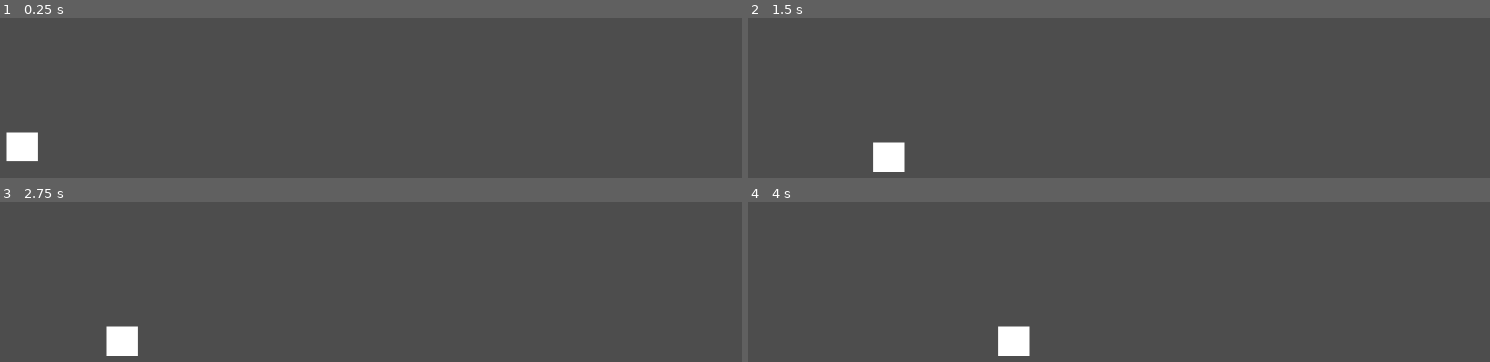
Above: before the commit, frames 1-4 (two rows, left to right).
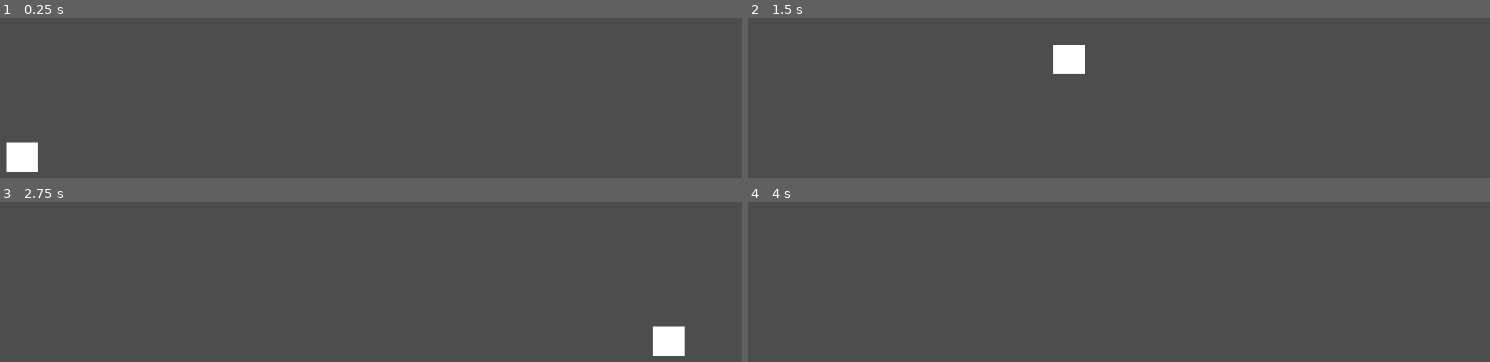
Above: after the commit, the same moments.

Repository: MOHSeN8933/shadow-project
Game: Godot game, scene res://main.tscn
The game is run twice, just before and just after one commit, with the same random seed, the same clock (stepped at 60 frames per second) and the same inputs.
Inputs:
- Up to frame 1 (0.25 s): no input
- Up to frame 2 (1.5 s): tap Enter (ui_accept) at 0.5, 0.77 s; hold Right (ui_right) from 0.53 s (still down); tap Shift (dash, bound only after the commit) at 0.6, 1.35 s
- Up to frame 3 (2.75 s): tap Enter (ui_accept) at 1.52 s; release Right (ui_right) at 2.03 s; hold Left (ui_left) from 2.03 s (still down); tap Shift (dash, bound only after the commit) at 2.1 s
- Up to frame 4 (4 s): release Left (ui_left) at 2.78 s; hold Right (ui_right) from 2.78 s (still down); tap Shift (dash, bound only after the commit) at 2.85, 3.6 s; tap Enter (ui_accept) at 3.02, 3.77 s

The runs differ from the first frame. In frame 1, 0.6% of the frame differs, in the area x 0-6%, y 71-97%; in frame 2, 1.6%; in frame 3, 1.6%, in the area x 14-93%, y 77-97%; in frame 4, 0.8%.

Commit message:
Added Dash

Diff:
--- a/player.gd
+++ b/player.gd
@@ -1,10 +1,21 @@
 extends CharacterBody2D
 
-@export var speed := 200.0
-@export var jump_velocity := -400.0
-@export var gravity := 900.0
-@export var coyote_time := 0.1
-@export var jump_buffer_time := 0.1
+@export var speed := 500.0
+@export var jump_velocity := -700.0
+@export var gravity := 1900.0
+@export var coyote_time := 1
+@export var jump_buffer_time := 1
+
+@export var dash_speed := 600.0
+@export var dash_time := 0.15
+@export var dash_cooldown := 0.4
+
+@export var acceleration := 1200.0
+@export var friction := 1500.0
+
+var is_dashing := false
+var dash_timer := 0.0
+var dash_cooldown_timer := 0.0
 
 var coyote_timer := 0.0
 var jump_buffer_timer := 0.0
@@ -19,7 +30,10 @@
 
 	# Horizontal movement
 	var direction = Input.get_axis("ui_left", "ui_right")
-	velocity.x = direction * speed
+	if direction != 0:
+		velocity.x = move_toward(velocity.x, direction * speed, acceleration * delta)
+	else:
+		velocity.x = move_toward(velocity.x, 0, friction * delta)
 
 	# Jump buffer
 	if Input.is_action_just_pressed("ui_accept"):
@@ -31,5 +45,23 @@
 		velocity.y = jump_velocity
 		jump_buffer_timer = 0
 
+	# Dash Cooldown
+	if dash_cooldown_timer > 0:
+		dash_cooldown_timer -= delta
+
+	# Dash Start
+	if Input.is_action_just_pressed("dash") and dash_cooldown_timer <= 0:
+		is_dashing = true
+		dash_timer = dash_time
+		dash_cooldown_timer = dash_cooldown
+
+	if is_dashing:
+		dash_timer -= delta
+		velocity.y = 0
+		velocity.x = sign(velocity.x) * dash_speed
+
+	if dash_timer <= 0:
+		is_dashing = false
+
 	# Move (Godot 4 version)
 	move_and_slide()
--- a/project.godot
+++ b/project.godot
@@ -21,6 +21,14 @@
 window/size/viewport_height=720
 window/stretch/mode="viewport"
 
+[input]
+
+dash={
+"deadzone": 0.2,
+"events": [Object(InputEventKey,"resource_local_to_scene":false,"resource_name":"","device":-1,"window_id":0,"alt_pressed":false,"shift_pressed":false,"ctrl_pressed":false,"meta_pressed":false,"pressed":false,"keycode":0,"physical_keycode":4194325,"key_label":0,"unicode":0,"location":0,"echo":false,"script":null)
+]
+}
+
 [physics]
 
 3d/physics_engine="Jolt Physics"
